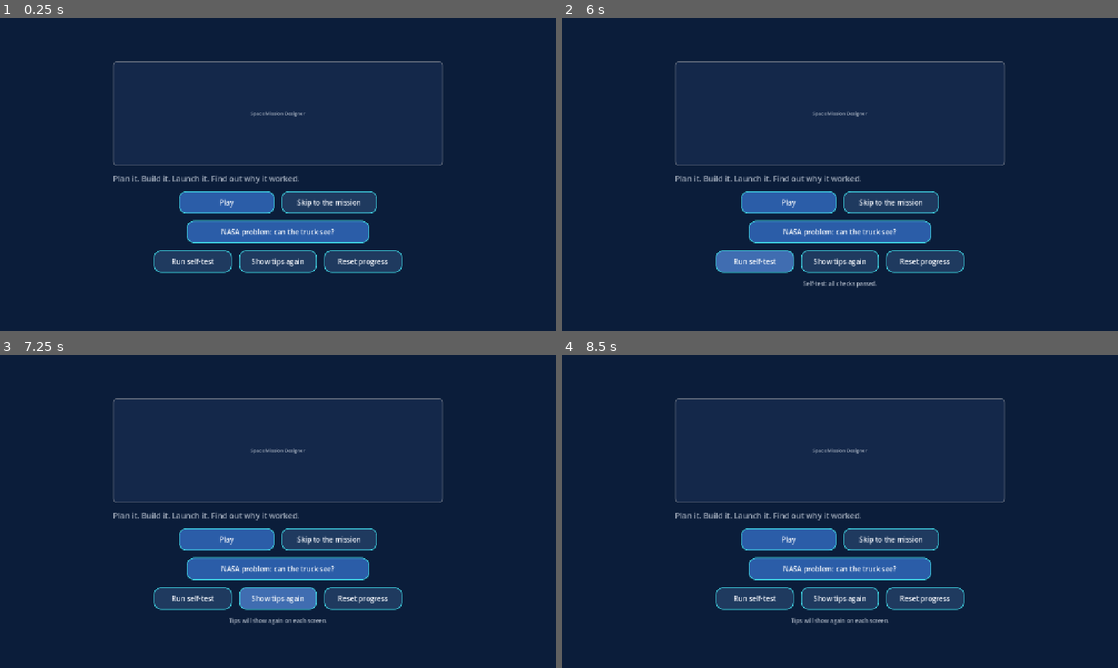
Above: before the commit, frames 1-4 (two rows, left to right).
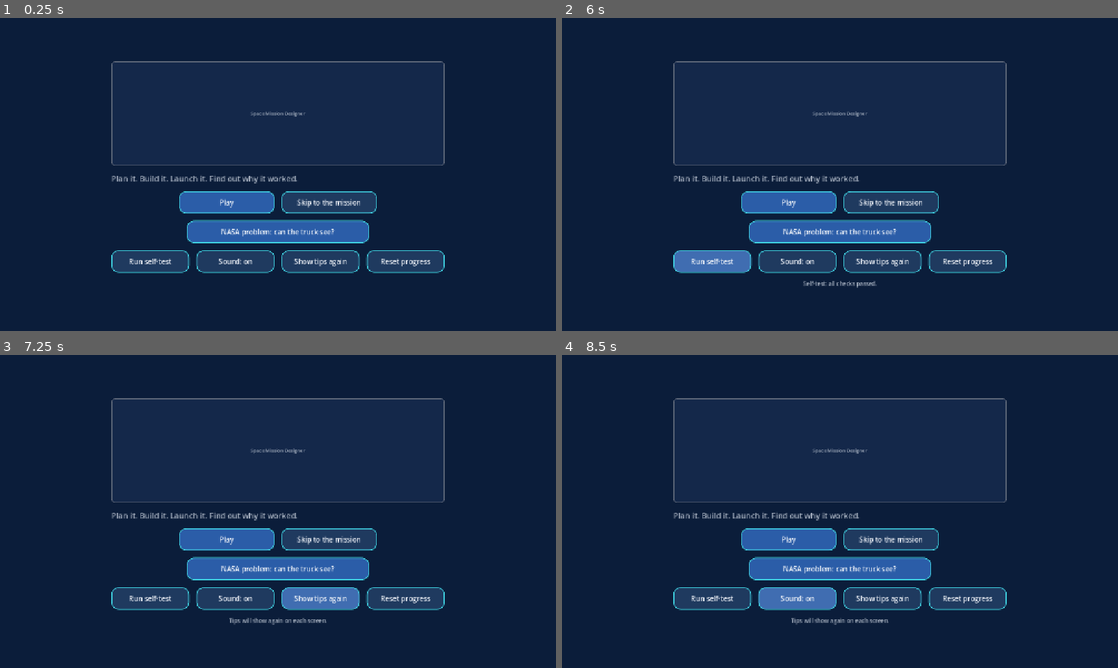
Above: after the commit, the same moments.

Repository: a77chand/apogeic
Game: Godot game, scene res://scenes/main.tscn
Same seed, same stepped clock (60 frames per second), same inputs: the game is played once before the commit and once after it.
Inputs (mouse positions are in pixels of both pictures, inside the frame that each line leads up to):
- Up to frame 1 (0.25 s): no input
- Up to frame 2 (6 s): click "NASA problem: can the truck s…" at 0.5 s; click "Camera (0.5 kg, 5 W, $10k) Ch…" at 1.25 s; click "Stereo camera (1.0 kg, 8 W, $…" at 2 s; click "Lidar (3.0 kg, 25 W, $90k) La…" at 2.75 s; click "Radar (1.5 kg, 12 W, $60k) Se…" at 3.5 s; click "Thermal camera (1.2 kg, 10 W,…" at 4.25 s; click "Back to title" at 5 s; click "Run self-test" at 5.75 s
- Up to frame 3 (7.25 s): click "Show tips again" at 6.5 s
- Up to frame 4 (8.5 s): click (795, 599) at 7.25 s, where only the run after the commit has a clickable "Sound: on"; click (795, 599) at 8 s, where only the run after the commit has a clickable "Sound: off"

The runs differ from the first frame. In frame 1, 2.9% of the frame differs, in the area x 20-80%, y 13-82%; in frame 2, 3.2%; in frame 3, 3.5%; in frame 4, 3.5%.

Commit message:
Add sound effects, generated in code (no audio files, nothing to license)
Seven effects built as in-memory WAVs at start-up (scripts/ui/sfx.gd): button click,
part fit, signal ping, alert, success chime, gentle failure tone and a launch rumble.
Every UI button clicks; fitting a part, launching (rumble, then chime on reaching orbit
or the failure tone), event cards, signal pulses, test lab results, the report and
locking in a puzzle each play their sound. A Sound on/off button on the title screen is
saved. UI.button is static, so it finds the GameState autoload through the scene tree
(static code cannot name an autoload). Tested: no silent or clipping sounds, wiring,
mute and its persistence. Credits updated.

Diff:
--- a/scripts/autoload/game_state.gd
+++ b/scripts/autoload/game_state.gd
@@ -23,6 +23,8 @@
 var best_stars: int = 0
 var tutorial_seen: Dictionary = {}  # screen id -> true, so each tip shows once
 var tutorial_open: bool = false     # true while a tip box is on screen (clocks wait)
+var muted: bool = false             # sound on/off, saved
+var sfx: Node = null                # set by main.gd (scripts/ui/sfx.gd)
 
 # ---- the current mission attempt (reset by reset_mission)
 var design: Dictionary = {}         # slot id -> part id or ""
@@ -47,6 +49,19 @@
 	events = Data.load_events()
 	load_save()
 	reset_mission()
+
+
+## Plays a sound effect by name ("click", "fit", "ping", "alert", "chime", "fail", "rumble").
+## Does nothing when muted or before the sound node exists (for example in headless tests).
+func play_sound(id: String) -> void:
+	if muted or sfx == null:
+		return
+	sfx.call("play", id)
+
+
+func set_muted(value: bool) -> void:
+	muted = value
+	save_game()
 
 
 ## Chooses the craft size (1u, 3u or 6u) and starts a fresh design for it.
@@ -186,7 +201,7 @@
 	if file == null:
 		push_warning("Could not write the save file.")
 		return
-	file.store_string(JSON.stringify({"puzzles_done": puzzles_done, "best_stars": best_stars, "tutorial_seen": tutorial_seen}))
+	file.store_string(JSON.stringify({"puzzles_done": puzzles_done, "best_stars": best_stars, "tutorial_seen": tutorial_seen, "muted": muted}))
 	file.close()
 
 
@@ -194,6 +209,7 @@
 	puzzles_done = {}
 	best_stars = 0
 	tutorial_seen = {}
+	muted = false
 	if not FileAccess.file_exists(SAVE_PATH):
 		return
 	var data: Dictionary = Data.load_dict(SAVE_PATH)
@@ -201,6 +217,7 @@
 	if typeof(done) == TYPE_DICTIONARY:
 		puzzles_done = done
 	best_stars = int(data.get("best_stars", 0))
+	muted = bool(data.get("muted", false))
 	var seen: Variant = data.get("tutorial_seen", {})
 	if typeof(seen) == TYPE_DICTIONARY:
 		tutorial_seen = seen
--- a/scripts/main.gd
+++ b/scripts/main.gd
@@ -5,6 +5,7 @@
 
 const UI = preload("res://scripts/ui/ui.gd")
 const Stub = preload("res://scripts/screens/stub.gd")
+const Sfx = preload("res://scripts/ui/sfx.gd")
 
 ## screen id -> script path. A missing script shows the stub screen instead of crashing.
 const SCREENS: Dictionary = {
@@ -47,6 +48,9 @@
 
 func _ready() -> void:
 	GameState.router = self
+	var sfx: Node = Sfx.new()
+	add_child(sfx)
+	GameState.sfx = sfx
 	add_child(UI.background())
 	# Screens are laid out for 1280 x 720. They sit centred in this holder, and the
 	# space background behind it fills any extra window area.
--- a/scripts/screens/launch.gd
+++ b/scripts/screens/launch.gd
@@ -90,6 +90,7 @@
 		var rise: float = maxf(0.8, 4.0 * _climb / 100.0)
 		_tween.tween_property(_rocket, "position:y", peak, rise)
 		_tween.tween_callback(_flame_off)
+		_tween.tween_callback(_play.bind("fail"))
 		_tween.tween_callback(_say.bind(_failure_text()))
 		_tween.tween_property(_rocket, "position:y", START_Y + 120.0, 2.5)
 		_tween.parallel().tween_property(_rocket, "modulate:a", 0.25, 2.5)
@@ -107,7 +108,12 @@
 		_count.text = text
 
 
+func _play(id: String) -> void:
+	GameState.play_sound(id)
+
+
 func _flame_on() -> void:
+	GameState.play_sound("rumble")
 	var flame: Node = _rocket.get_node_or_null("Flame")
 	if flame != null:
 		var sprite: AnimatedSprite2D = flame
@@ -129,6 +135,7 @@
 
 
 func _open_cubesat() -> void:
+	GameState.play_sound("chime")
 	_rocket.visible = false
 	_say("Satellite released")
 	var frames: SpriteFrames = UI.frames("res://art/animations/cubesat_open", "cubesat_open", 4, 4.0, false)
--- a/scripts/screens/ops.gd
+++ b/scripts/screens/ops.gd
@@ -153,6 +153,7 @@
 
 ## Signal pulse at the marker for about a second after data is sent.
 func _show_pulse() -> void:
+	GameState.play_sound("ping")
 	if _pulse == null:
 		return
 	_pulse.visible = true
@@ -213,6 +214,7 @@
 			continue
 		GameState.events_seen[id] = true
 		_event_open = true
+		GameState.play_sound("alert")
 		var card: Control = EventCard.new()
 		card.call("setup", event)
 		add_child(card)
--- a/scripts/screens/puzzle_link.gd
+++ b/scripts/screens/puzzle_link.gd
@@ -190,6 +190,7 @@
 	_locked = true
 	_lock_btn.disabled = true
 	GameState.mark_puzzle_done(ID)
+	GameState.play_sound("chime")
 	_message.text = str(_pz.get("lesson", ""))
 	_message.add_theme_color_override("font_color", UI.C_GREEN)
 	var timer: Timer = Timer.new()
--- a/scripts/screens/puzzle_mass.gd
+++ b/scripts/screens/puzzle_mass.gd
@@ -181,6 +181,7 @@
 	_locked = true
 	_lock_btn.disabled = true
 	GameState.mark_puzzle_done(ID)
+	GameState.play_sound("chime")
 	_message.text = str(_pz.get("lesson", ""))
 	_message.add_theme_color_override("font_color", UI.C_GREEN)
 	var timer: Timer = Timer.new()
--- a/scripts/screens/puzzle_power.gd
+++ b/scripts/screens/puzzle_power.gd
@@ -183,6 +183,7 @@
 	_locked = true
 	_lock_btn.disabled = true
 	GameState.mark_puzzle_done(ID)
+	GameState.play_sound("chime")
 	_message.text = str(_pz.get("lesson", ""))
 	_message.add_theme_color_override("font_color", UI.C_GREEN)
 	var timer: Timer = Timer.new()
--- a/scripts/screens/puzzle_time.gd
+++ b/scripts/screens/puzzle_time.gd
@@ -232,6 +232,7 @@
 	_locked = true
 	_lock_btn.disabled = true
 	GameState.mark_puzzle_done(ID)
+	GameState.play_sound("chime")
 	_message.text = str(_pz.get("lesson", ""))
 	_message.add_theme_color_override("font_color", UI.C_GREEN)
 	var timer: Timer = Timer.new()
--- a/scripts/screens/report.gd
+++ b/scripts/screens/report.gd
@@ -22,6 +22,7 @@
 	_build_log()
 	_build_compare()
 	_build_buttons()
+	GameState.play_sound("chime" if int(score.get("stars", 0)) > 0 else "fail")
 	Tutorial.maybe_show(self, "report")
 
 
--- a/scripts/screens/test_lab.gd
+++ b/scripts/screens/test_lab.gd
@@ -27,6 +27,7 @@
 	_build_table()
 	_build_side()
 	_build_buttons()
+	GameState.play_sound("fail" if _any_failed() else "chime")
 	Tutorial.maybe_show(self, "test_lab")
 
 
--- a/scripts/screens/title.gd
+++ b/scripts/screens/title.gd
@@ -6,6 +6,7 @@
 const SimTests = preload("res://tests/sim_tests.gd")
 
 var _test_label: Label = null
+var _sound_button: Button = null
 
 
 func _ready() -> void:
@@ -30,6 +31,9 @@
 	tools.alignment = BoxContainer.ALIGNMENT_CENTER
 	v.add_child(tools)
 	tools.add_child(UI.button("Run self-test", _on_self_test, 180.0))
+	_sound_button = UI.button("", _on_sound, 180.0)
+	_sound_button.text = _sound_text()
+	tools.add_child(_sound_button)
 	tools.add_child(UI.button("Show tips again", _on_tips, 180.0))
 	tools.add_child(UI.button("Reset progress", _on_reset, 180.0))
 	_test_label = UI.label("", 13, UI.C_MUTED, true)
@@ -51,6 +55,15 @@
 	GameState.go("truck")
 
 
+func _sound_text() -> String:
+	return "Sound: off" if GameState.muted else "Sound: on"
+
+
+func _on_sound() -> void:
+	GameState.set_muted(not GameState.muted)
+	_sound_button.text = _sound_text()
+
+
 func _on_tips() -> void:
 	GameState.reset_tutorial()
 	_test_label.text = "Tips will show again on each screen."
--- a/scripts/screens/workshop.gd
+++ b/scripts/screens/workshop.gd
@@ -269,6 +269,7 @@
 	if GameState.set_slot(slot_id, part_id):
 		var part: Dictionary = GameState.parts[part_id]
 		_set_tip("Fitted: %s." % str(part.get("name", part_id)))
+		GameState.play_sound("fit")
 	else:
 		_set_tip("That part is already fitted.")
 
--- /dev/null
+++ b/scripts/ui/sfx.gd
@@ -0,0 +1,121 @@
+extends Node
+## Sound effects, made in code. There are no audio files, so nothing to license and
+## nothing to load: every sound is built once at start-up as a small WAV in memory.
+## main.gd creates one of these and stores it in GameState.sfx.
+## Play a sound from anywhere with  GameState.play_sound("click").
+## A web browser only allows sound after the first click, which is fine: every sound
+## here answers a click or follows one.
+
+const RATE: int = 22050
+const VOICES: int = 6          # how many sounds can overlap
+
+var _streams: Dictionary = {}  # name -> AudioStreamWAV
+var _players: Array = []
+var _next: int = 0
+
+
+func _ready() -> void:
+	_streams = build_streams()
+	for i in range(VOICES):
+		var p: AudioStreamPlayer = AudioStreamPlayer.new()
+		p.volume_db = -6.0
+		add_child(p)
+		_players.append(p)
+
+
+func play(id: String) -> void:
+	if not _streams.has(id):
+		return
+	var p: AudioStreamPlayer = _players[_next]
+	_next = (_next + 1) % _players.size()
+	p.stream = _streams[id]
+	p.play()
+
+
+## Every sound the game has. Public so a test can check them without playing.
+static func build_streams() -> Dictionary:
+	var out: Dictionary = {}
+	out["click"] = _wav(_tone(1100.0, 0.04, 0.35, 60.0))
+	out["fit"] = _wav(_join([_tone(520.0, 0.07, 0.35, 25.0), _tone(780.0, 0.10, 0.35, 22.0)]))
+	out["ping"] = _wav(_tone(1500.0, 0.14, 0.30, 16.0))
+	out["alert"] = _wav(_join([_tone(880.0, 0.12, 0.35, 14.0), _silence(0.05), _tone(880.0, 0.12, 0.35, 14.0)]))
+	# three rising notes: C5, E5, G5
+	out["chime"] = _wav(_join([_tone(523.25, 0.14, 0.35, 9.0), _tone(659.25, 0.14, 0.35, 9.0), _tone(783.99, 0.55, 0.35, 5.0)]))
+	out["fail"] = _wav(_slide(420.0, 170.0, 0.55, 0.32))
+	out["rumble"] = _wav(_rumble(2.4, 0.5))
+	return out
+
+
+# ---------------------------------------------------------------- building blocks
+
+static func _wav(samples: PackedFloat32Array) -> AudioStreamWAV:
+	var data: PackedByteArray = PackedByteArray()
+	data.resize(samples.size() * 2)
+	for i in range(samples.size()):
+		data.encode_s16(i * 2, int(clampf(samples[i], -1.0, 1.0) * 32000.0))
+	var s: AudioStreamWAV = AudioStreamWAV.new()
+	s.format = AudioStreamWAV.FORMAT_16_BITS
+	s.mix_rate = RATE
+	s.stereo = false
+	s.data = data
+	return s
+
+
+## A sine tone that fades out. `decay` is how fast it dies (bigger = shorter ring).
+static func _tone(freq: float, seconds: float, volume: float, decay: float) -> PackedFloat32Array:
+	var n: int = int(seconds * float(RATE))
+	var out: PackedFloat32Array = PackedFloat32Array()
+	out.resize(n)
+	for i in range(n):
+		var t: float = float(i) / float(RATE)
+		var attack: float = minf(1.0, t / 0.004)       # 4 ms fade-in, so there is no pop
+		var release: float = minf(1.0, (seconds - t) / 0.01)  # and a 10 ms fade-out at the end
+		out[i] = sin(TAU * freq * t) * exp(-decay * t) * attack * maxf(0.0, release) * volume
+	return out
+
+
+static func _silence(seconds: float) -> PackedFloat32Array:
+	var out: PackedFloat32Array = PackedFloat32Array()
+	out.resize(int(seconds * float(RATE)))
+	return out
+
+
+static func _join(parts: Array) -> PackedFloat32Array:
+	var out: PackedFloat32Array = PackedFloat32Array()
+	for part in parts:
+		out.append_array(part)
+	return out
+
+
+## A tone whose pitch slides from f0 to f1 (used for the gentle failure sound).
+static func _slide(f0: float, f1: float, seconds: float, volume: float) -> PackedFloat32Array:
+	var n: int = int(seconds * float(RATE))
+	var out: PackedFloat32Array = PackedFloat32Array()
+	out.resize(n)
+	var phase: float = 0.0
+	for i in range(n):
+		var t: float = float(i) / float(RATE)
+		var freq: float = f0 + (f1 - f0) * (t / seconds)
+		phase += TAU * freq / float(RATE)
+		var attack: float = minf(1.0, t / 0.01)
+		var release: float = minf(1.0, (seconds - t) / 0.12)
+		out[i] = sin(phase) * attack * maxf(0.0, release) * volume
+	return out
+
+
+## Low rumble: smoothed noise plus a deep tone, swelling in then fading out.
+## The noise comes from a fixed formula, so it sounds the same every time.
+static func _rumble(seconds: float, volume: float) -> PackedFloat32Array:
+	var n: int = int(seconds * float(RATE))
+	var out: PackedFloat32Array = PackedFloat32Array()
+	out.resize(n)
+	var seed_value: int = 12345
+	var smooth: float = 0.0
+	for i in range(n):
+		var t: float = float(i) / float(RATE)
+		seed_value = (seed_value * 1103515245 + 12345) & 0x7fffffff
+		var noise: float = float(seed_value) / float(0x7fffffff) * 2.0 - 1.0
+		smooth += (noise - smooth) * 0.06                # low-pass: keeps only the low rumble
+		var swell: float = minf(1.0, t / 0.5) * minf(1.0, (seconds - t) / 0.7)
+		out[i] = (smooth * 2.2 + sin(TAU * 52.0 * t) * 0.35) * swell * volume
+	return out
--- a/scripts/ui/ui.gd
+++ b/scripts/ui/ui.gd
@@ -61,7 +61,18 @@
 	b.add_theme_color_override("font_disabled_color", C_MUTED)
 	if on_press.is_valid():
 		b.pressed.connect(on_press)
+	b.pressed.connect(_click_sound)
 	return b
+
+
+## Static code cannot use the GameState autoload by name, so find it through the tree.
+static func _click_sound() -> void:
+	var tree: SceneTree = Engine.get_main_loop() as SceneTree
+	if tree == null:
+		return
+	var state: Node = tree.root.get_node_or_null("GameState")
+	if state != null:
+		state.call("play_sound", "click")
 
 
 static func panel(border: Color = C_BORDER, margin: float = 16.0) -> PanelContainer:
Not shown, added: scripts/ui/sfx.gd.uid
Not shown, added: tests/craft_tests.gd.uid
Not shown, changed: docs/CREDITS.md
